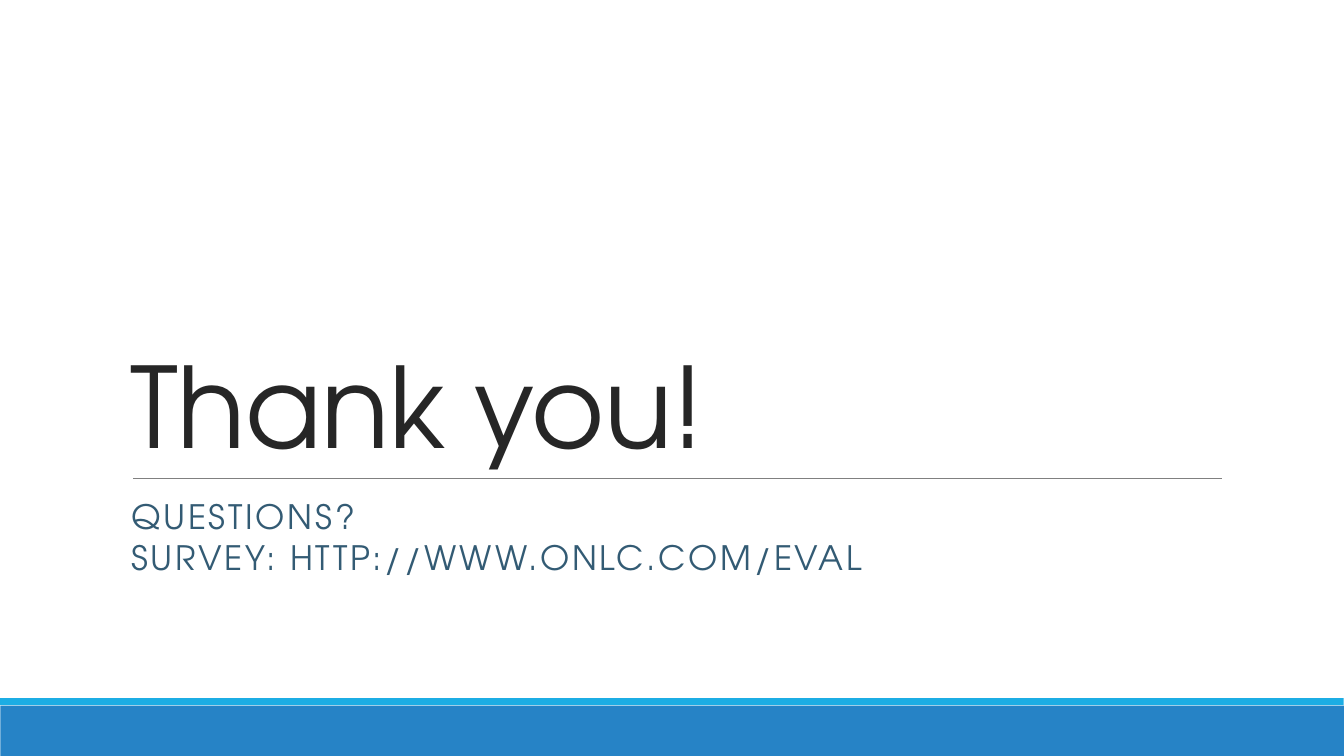
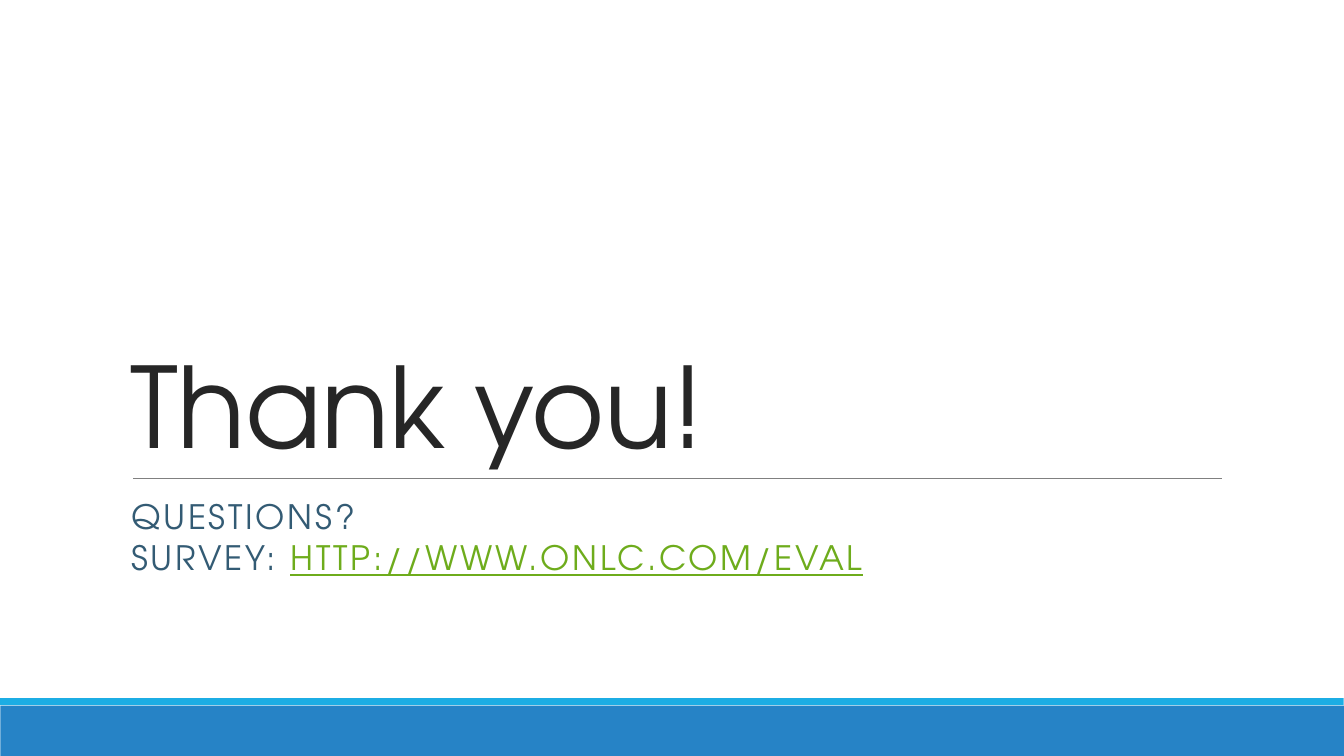
Before and after one commit to CostelloTechnicalConsulting/XTBP10---Tableau-Prep-Introduction, a slide deck: slide 111 of ppt/TableauPrepBuilderIntroV1_2.pptx (slide 105 before the commit). Drawn at 1344x756 pixels with LibreOffice and Linux fonts; fonts in the diff are those of the drawing. Boxes give left, top, right and bottom in pixels: in the first picture for what was removed or moved away, otherwise in the second. Text is boxed around its words. In the diff, an @@ line names an element or a change of style, - is before the commit and + after.

```diff
--- a/ppt/TableauPrepBuilderIntroV1_2.pptx
+++ b/ppt/TableauPrepBuilderIntroV1_2.pptx
@@ subtitle at <box>131,544,862,576</box>: text colour #335B74 to #6EAC1C, underline on in "HTTP://WWW.ONLC.COM/EVAL" @@
```
Also in this commit, not shown: 10 other slides changed, 6 slides added, 2 other files.
